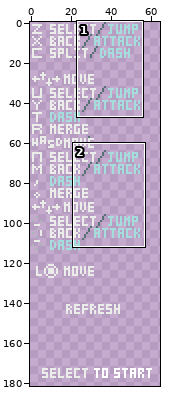
Pixel-art file: boredjam/Assets/Art/ControlsUI.aseprite. The first picture is a wide view before the edit; the outline marks the close-up.
Close-up. As it was:
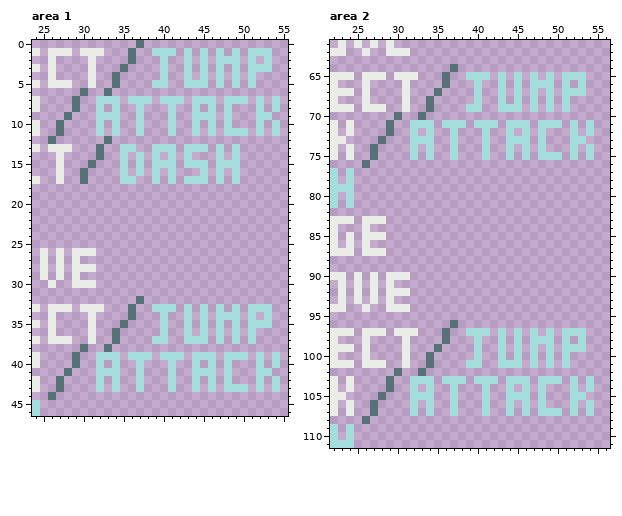
66x192 pixels, 1 frame. Shown: area 1: x 24..55, y 0..46; area 2: x 22..56, y 61..111. The wide view leaves out empty margins.
New version:
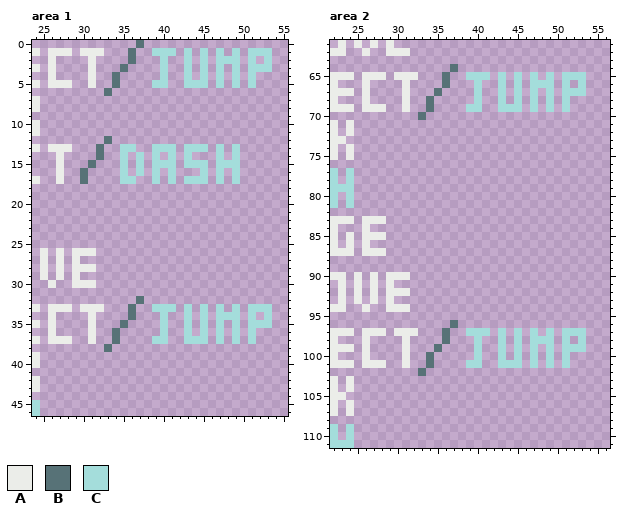
Palette (. is transparent): A #ebede9  B #577277  C #a4dddb
Change:
Area 1:
Colour B is gone in row 6 at x 30; in rows 7 to 8 at x 29; in row 9 at x 28; in rows 10 to 11 at x 27; in row 12 at x 26; in row 38 at x 30.
Colour B is gone in rows 39 to 40 at x 29; in row 41 at x 28; in rows 42 to 43 at x 27; in row 44 at x 26.
Colour C is gone in row 7 at x 32 to 34, 36 to 38, 40 to 42, 44 to 46, 48 to 50, 52 and 54; in row 8 at x 32, 34, 37, 41, 44, 46, 48, 52 and 54; in row 9 at x 32 to 34, 37, 41, 44 to 46, 48 and 52 to 53; in row 10 at x 32, 34, 37, 41, 44, 46, 48, 52 and 54; in row 11 at x 32, 34, 37, 41, 44, 46, 48 to 50, 52 and 54; in row 39 at x 32 to 34, 36 to 38, 40 to 42, 44 to 46, 48 to 50, 52 and 54.
Colour C is gone in row 40 at x 32, 34, 37, 41, 44, 46, 48, 52 and 54; in row 41 at x 32 to 34, 37, 41, 44 to 46, 48 and 52 to 53; in row 42 at x 32, 34, 37, 41, 44, 46, 48, 52 and 54; in row 43 at x 32, 34, 37, 41, 44, 46, 48 to 50, 52 and 54.
Area 2:
Colour B is gone in row 70 at x 30; in rows 71 to 72 at x 29; in row 73 at x 28; in rows 74 to 75 at x 27; in row 76 at x 26; in row 102 at x 30.
Colour B is gone in rows 103 to 104 at x 29; in row 105 at x 28; in rows 106 to 107 at x 27; in row 108 at x 26.
Colour C is gone in row 71 at x 32 to 34, 36 to 38, 40 to 42, 44 to 46, 48 to 50, 52 and 54; in row 72 at x 32, 34, 37, 41, 44, 46, 48, 52 and 54; in row 73 at x 32 to 34, 37, 41, 44 to 46, 48 and 52 to 53; in row 74 at x 32, 34, 37, 41, 44, 46, 48, 52 and 54; in row 75 at x 32, 34, 37, 41, 44, 46, 48 to 50, 52 and 54; in row 103 at x 32 to 34, 36 to 38, 40 to 42, 44 to 46, 48 to 50, 52 and 54.
Colour C is gone in row 104 at x 32, 34, 37, 41, 44, 46, 48, 52 and 54; in row 105 at x 32 to 34, 37, 41, 44 to 46, 48 and 52 to 53; in row 106 at x 32, 34, 37, 41, 44, 46, 48, 52 and 54; in row 107 at x 32, 34, 37, 41, 44, 46, 48 to 50, 52 and 54.
Pixel boxes of the changes (left, top, right, bottom) in both close-ups:
erased: (48, 88, 280, 144)
erased: (48, 344, 280, 400)
erased: (362, 112, 594, 168)
erased: (362, 368, 594, 424)
